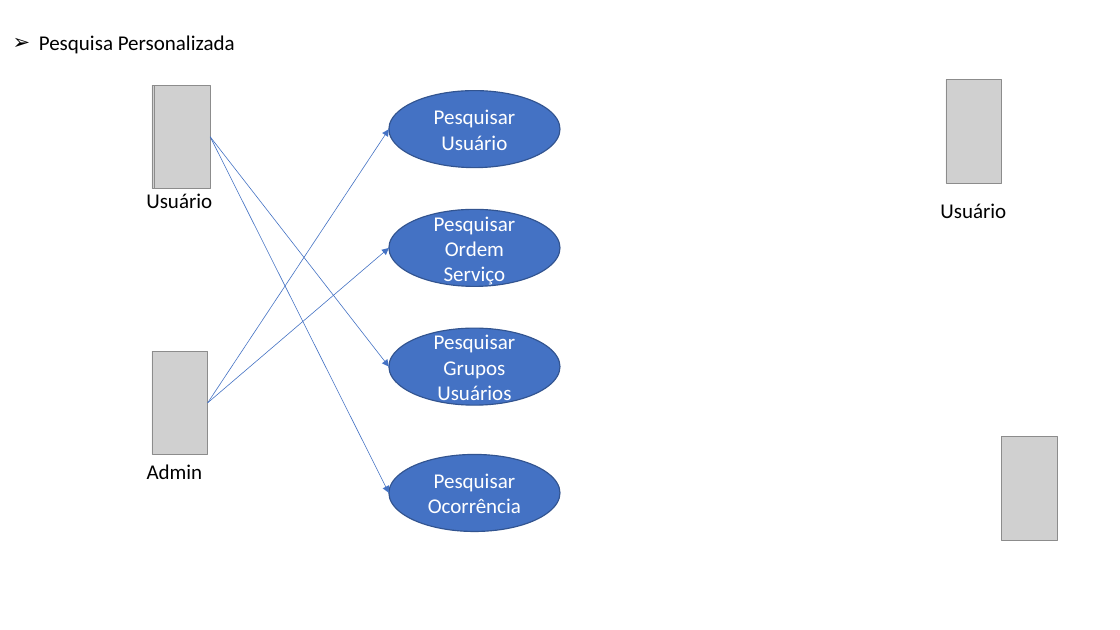
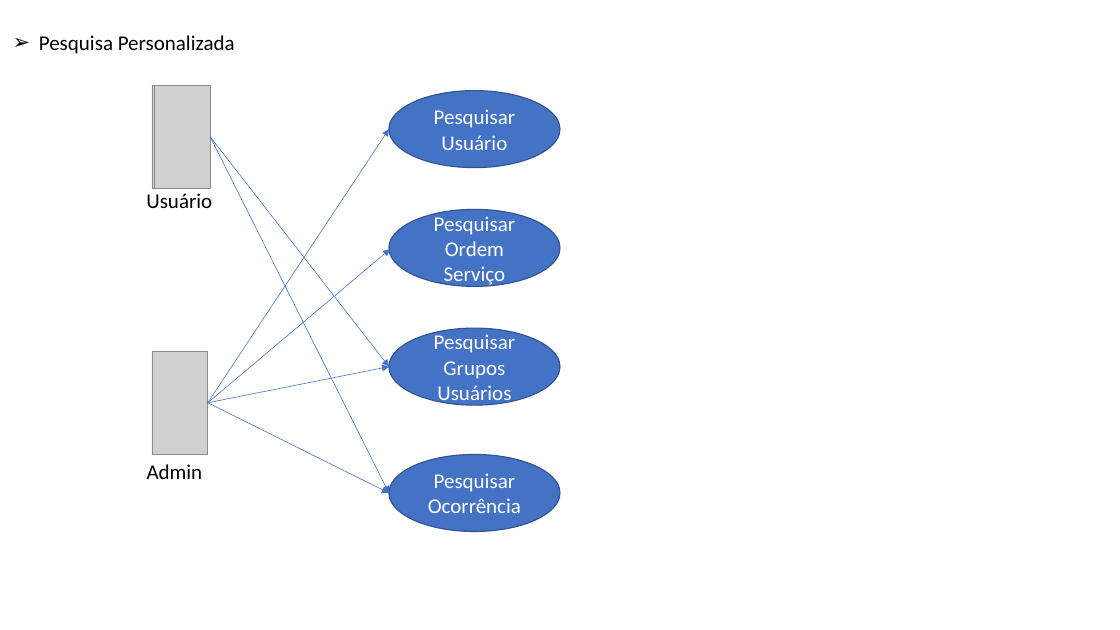
Before and after one commit to liorspencer/RepairIQ, a slide deck: slide 2 of docs/DiagramaCasoDeUso.pptx. Drawn at 1120x630 pixels with LibreOffice and Linux fonts; fonts in the diff are those of the drawing; grey boxes stand for pictures. Boxes give left, top, right and bottom in pixels: in the first picture for what was removed or moved away, otherwise in the second. Text is boxed around its words. In the diff, an @@ line names an element or a change of style, - is before the commit and + after.

```diff
--- a/docs/DiagramaCasoDeUso.pptx
+++ b/docs/DiagramaCasoDeUso.pptx
@@ picture removed at [946, 80, 1002, 183] @@
@@ text removed at [940, 203, 1006, 218] @@
-Usuário
@@ arrow added from (208, 402) to (389, 367), #4472C4 0.5 pt @@
@@ arrow added from (208, 402) to (389, 493), #4472C4 0.5 pt @@
@@ picture removed at [1002, 437, 1058, 540] @@
```
Also in this commit, not shown: 2 slides added.
